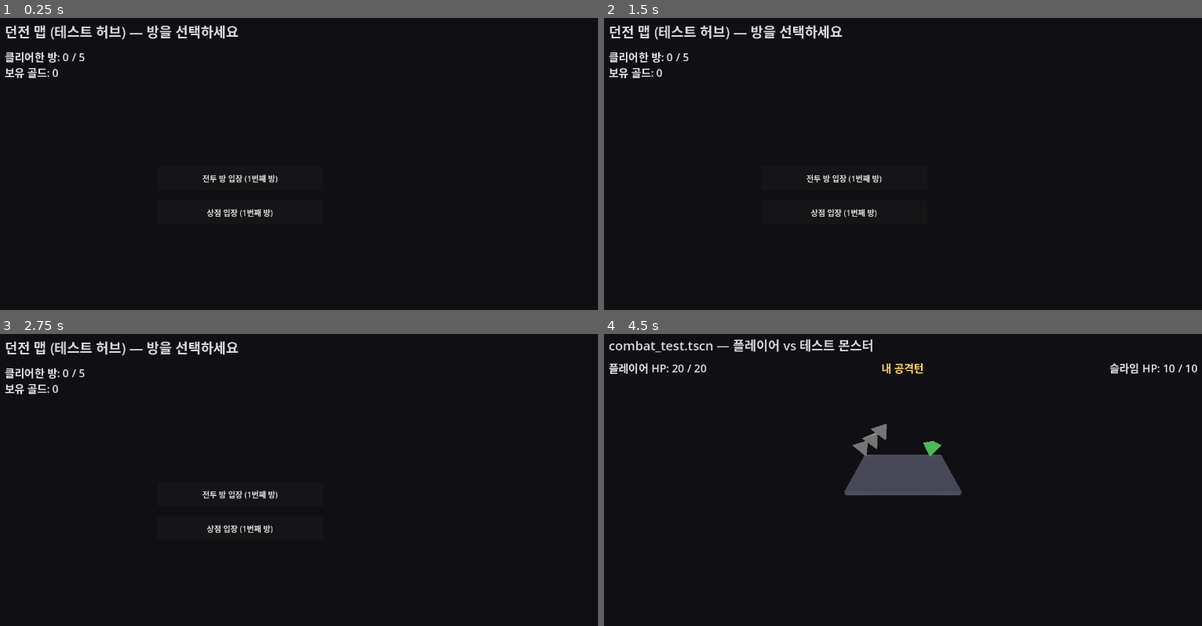
Above: before the commit, frames 1-4 (two rows, left to right).
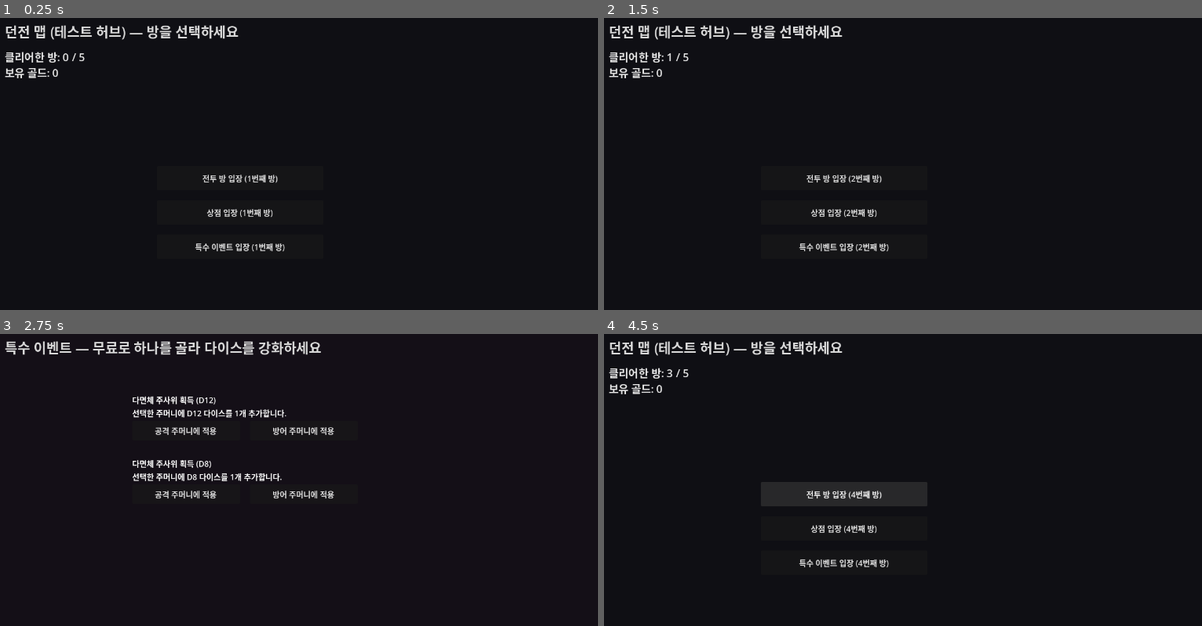
Above: after the commit, the same moments.

Repository: YGseok/ProjectD
Game: Godot game, scene res://scenes/dungeon_map.tscn
Same seed, same stepped clock (60 frames per second), same inputs: the game is played once before the commit and once after it.
Inputs (mouse positions are in pixels of both pictures, inside the frame that each line leads up to):
- Up to frame 1 (0.25 s): no input
- Up to frame 2 (1.5 s): click (843, 245) at 0.5 s, where only the run after the commit has a clickable "특수 이벤트 입장 (1번째 방)"; click (789, 114) at 1.25 s, where only the run after the commit has a clickable "공격 주머니에 적용"
- Up to frame 3 (2.75 s): click (239, 561) at 2 s, where only the run after the commit has a clickable "특수 이벤트 입장 (2번째 방)"
- Up to frame 4 (4.5 s): click (908, 430) at 2.75 s, where only the run after the commit has a clickable "방어 주머니에 적용"; click (843, 561) at 3.5 s, where only the run after the commit has a clickable "특수 이벤트 입장 (3번째 방)"; click (789, 494) at 4.25 s, where only the run after the commit has a clickable "공격 주머니에 적용"

The runs differ from the first frame. In frame 1, 0.2% of the frame differs, in the area x 32-48%, y 77-80%; in frame 2, 0.3%; in frame 3, 3.8%; in frame 4, 6.8%, in the area x 0-100%, y 1-80%.

Commit message:
feat: 던전 맵에 "특수 이벤트" 방 추가 (다면체 다이스 무료 획득)
INBOX.md 지시("특수한 이벤트에서는 주사위를 늘리는 이벤트를 제공한다. 다면체
주사위가 나올 수 있다")를 반영. systems/event_item_pool.gd(EventItemPool)에
D8/D10/D12급 아이템 3종을 정의(상점/전투 보상의 D4~D6급 DiceItemPool과는 별도
풀이지만 apply 로직은 재사용)하고, scenes/event.gd(+.tscn)에서 골드 없이
2개 중 1개를 골라 즉시 공격/방어 주머니에 적용하도록 함. 던전 맵에 세 번째
방 버튼(EnterEventButton) 추가.

QA: qa_shot.sh dungeon_map/event/event(_debug_pick_first_for_attack)로 신규
씬 및 방 소비 흐름 검증, combat_test/shop으로 회귀 없음 확인.

Diff:
--- a/scenes/dungeon_map.gd
+++ b/scenes/dungeon_map.gd
@@ -10,19 +10,27 @@
 ## 무한 반복 입장만 가능했던 이전 상태와의 차이).
 ##
 ## 방 선택지: INBOX.md 피드백("레벨 디자인된 여러 스테이지... 스텝 바이 스텝으로
-## 수평적 선택지를 넓힌다")을 반영해 "전투 방" 하나뿐이던 것을 "전투 방" / "상점" 두
-## 선택지로 넓힘. 어느 쪽을 골라도 방 하나를 소비한 것으로 치고(rooms_cleared 증가)
-## 다음 방으로 넘어간다 — 상점도 "방"이라는 슬롯을 쓰는 선택지로 취급.
+## 수평적 선택지를 넓힌다")을 반영해 "전투 방" 하나뿐이던 것을 "전투 방" / "상점" /
+## "특수 이벤트" 세 선택지로 넓힘. 어느 쪽을 골라도 방 하나를 소비한 것으로 치고
+## (rooms_cleared 증가) 다음 방으로 넘어간다 — 상점/이벤트도 "방"이라는 슬롯을 쓰는
+## 선택지로 취급.
+##
+## "특수 이벤트"는 INBOX.md 피드백("특수한 이벤트에서는 주사위를 늘리는 이벤트를
+## 제공한다. 다면체 주사위가 나올 수 있다")을 반영한 무료 방으로, scenes/event.tscn에서
+## systems/event_item_pool.gd(EventItemPool)의 D8/D10/D12급 아이템 중 하나를 골라
+## 즉시 적용한다 (골드 불필요 — 상점과의 차별점).
 
 @onready var rooms_cleared_label: Label = $RoomsClearedLabel
 @onready var gold_label: Label = $GoldLabel
 @onready var enter_combat_button: Button = $EnterCombatButton
 @onready var enter_shop_button: Button = $EnterShopButton
+@onready var enter_event_button: Button = $EnterEventButton
 
 
 func _ready() -> void:
 	enter_combat_button.pressed.connect(_on_combat_button_pressed)
 	enter_shop_button.pressed.connect(_on_shop_button_pressed)
+	enter_event_button.pressed.connect(_on_event_button_pressed)
 	_update_labels()
 
 
@@ -32,11 +40,14 @@
 		rooms_cleared_label.text = "던전 클리어! (%d / %d 방 격파)" % [RunState.rooms_cleared, RunState.TOTAL_ROOMS]
 		enter_combat_button.text = "새 런 시작"
 		enter_shop_button.hide()
+		enter_event_button.hide()
 	else:
 		rooms_cleared_label.text = "클리어한 방: %d / %d" % [RunState.rooms_cleared, RunState.TOTAL_ROOMS]
 		enter_combat_button.text = "전투 방 입장 (%d번째 방)" % (RunState.rooms_cleared + 1)
 		enter_shop_button.text = "상점 입장 (%d번째 방)" % (RunState.rooms_cleared + 1)
+		enter_event_button.text = "특수 이벤트 입장 (%d번째 방)" % (RunState.rooms_cleared + 1)
 		enter_shop_button.show()
+		enter_event_button.show()
 
 
 func _on_combat_button_pressed() -> void:
@@ -49,3 +60,7 @@
 
 func _on_shop_button_pressed() -> void:
 	get_tree().change_scene_to_file("res://scenes/shop.tscn")
+
+
+func _on_event_button_pressed() -> void:
+	get_tree().change_scene_to_file("res://scenes/event.tscn")
--- a/scenes/dungeon_map.tscn
+++ b/scenes/dungeon_map.tscn
@@ -55,3 +55,10 @@
 offset_right = 690.0
 offset_bottom = 440.0
 text = "상점 입장"
+
+[node name="EnterEventButton" type="Button" parent="."]
+offset_left = 350.0
+offset_top = 460.0
+offset_right = 690.0
+offset_bottom = 510.0
+text = "특수 이벤트 입장"
--- /dev/null
+++ b/scenes/event.gd
@@ -0,0 +1,66 @@
+extends Node2D
+## 특수 이벤트 방 (INBOX.md: "특수한 이벤트에서는 주사위를 늘리는 이벤트를 제공한다.
+## 다면체 주사위가 나올 수 있다").
+##
+## 상점(shop.gd)과 달리 골드를 쓰지 않는다 — 무작위로 제시된 2개 중 하나를 무료로 골라
+## 공격/방어 주머니 중 원하는 쪽에 적용하면 그 자리에서 방을 소비하고 던전 맵으로
+## 돌아간다 (전투 승리 보상 화면과 비슷한 "2개 중 1개 선택" 형식을 재사용).
+##
+## systems/event_item_pool.gd(EventItemPool)의 아이템을 사용하며, apply()는
+## DiceItemPool.apply()를 그대로 재사용한다 (item dict 형식이 같음).
+
+@onready var items_root: Node2D = $ItemsRoot
+
+var _offered: Array[Dictionary] = []
+var _row_ui: Array[Node] = []
+
+
+func _ready() -> void:
+	_offered = EventItemPool.random_choices(2)
+	_rebuild_items()
+
+
+func _rebuild_items() -> void:
+	for node in _row_ui:
+		node.queue_free()
+	_row_ui.clear()
+
+	var y := 0.0
+	for item in _offered:
+		var name_label := Label.new()
+		name_label.text = "%s\n%s" % [item["name"], item["description"]]
+		name_label.position = Vector2(0, y)
+		name_label.size = Vector2(680, 50)
+		name_label.autowrap_mode = TextServer.AUTOWRAP_WORD
+		items_root.add_child(name_label)
+		_row_ui.append(name_label)
+
+		var atk_btn := Button.new()
+		atk_btn.text = "공격 주머니에 적용"
+		atk_btn.position = Vector2(0, y + 55)
+		atk_btn.size = Vector2(220, 40)
+		atk_btn.pressed.connect(_on_pick_pressed.bind(item, "attack"))
+		items_root.add_child(atk_btn)
+		_row_ui.append(atk_btn)
+
+		var def_btn := Button.new()
+		def_btn.text = "방어 주머니에 적용"
+		def_btn.position = Vector2(240, y + 55)
+		def_btn.size = Vector2(220, 40)
+		def_btn.pressed.connect(_on_pick_pressed.bind(item, "defense"))
+		items_root.add_child(def_btn)
+		_row_ui.append(def_btn)
+
+		y += 130.0
+
+
+func _on_pick_pressed(item: Dictionary, target: String) -> void:
+	var bag: DiceBag = RunState.player_attack_bag if target == "attack" else RunState.player_defense_bag
+	DiceItemPool.apply(item, bag)
+	RunState.rooms_cleared += 1
+	get_tree().change_scene_to_file("res://scenes/dungeon_map.tscn")
+
+
+## qa/visual_qa.gd의 GAME_QA_CALL로 호출하기 위한 인자 없는 래퍼 (QA 전용).
+func _debug_pick_first_for_attack() -> void:
+	_on_pick_pressed(_offered[0], "attack")
--- /dev/null
+++ b/scenes/event.tscn
@@ -0,0 +1,26 @@
+[gd_scene load_steps=3 format=3 uid="uid://qa_event"]
+
+[ext_resource type="Script" path="res://scenes/event.gd" id="1_script"]
+
+[sub_resource type="LabelSettings" id="LabelSettings_title"]
+font_size = 28
+font_color = Color(0.85, 0.85, 0.85, 1)
+
+[node name="Event" type="Node2D"]
+script = ExtResource("1_script")
+
+[node name="Background" type="ColorRect" parent="."]
+offset_right = 1280.0
+offset_bottom = 720.0
+color = Color(0.08, 0.06, 0.09, 1)
+
+[node name="Title" type="Label" parent="."]
+offset_left = 40.0
+offset_top = 24.0
+offset_right = 1240.0
+offset_bottom = 60.0
+text = "특수 이벤트 — 무료로 하나를 골라 다이스를 강화하세요"
+label_settings = SubResource("LabelSettings_title")
+
+[node name="ItemsRoot" type="Node2D" parent="."]
+position = Vector2(300, 140)
--- /dev/null
+++ b/systems/event_item_pool.gd
@@ -0,0 +1,37 @@
+class_name EventItemPool
+extends RefCounted
+## "특수 이벤트" 방 전용 아이템 후보 목록.
+##
+## INBOX.md 피드백("특수한 이벤트에서는 주사위를 늘리는 이벤트를 제공한다. 다면체
+## 주사위가 나올 수 있다")을 반영. 상점/전투 보상(DiceItemPool)이 D4->D6 수준의
+## 잠정 아이템만 다루던 것과 달리, 여기는 D8/D10/D12처럼 더 큰 다면체를 다룬다.
+## apply()는 DiceItemPool.apply()와 동일한 item dict 형식(kind/sides/new_sides)을
+## 그대로 쓰므로 로직을 새로 만들지 않고 재사용한다.
+
+const ITEMS: Array[Dictionary] = [
+	{
+		"name": "다면체 주사위 획득 (D8)",
+		"description": "선택한 주머니에 D8 다이스를 1개 추가합니다.",
+		"kind": "add_die",
+		"sides": 8,
+	},
+	{
+		"name": "다면체 주사위 획득 (D12)",
+		"description": "선택한 주머니에 D12 다이스를 1개 추가합니다.",
+		"kind": "add_die",
+		"sides": 12,
+	},
+	{
+		"name": "다이스 대승급 (가장 작은 다이스 -> D10)",
+		"description": "선택한 주머니에서 면 개수가 가장 작은 다이스 1개를 D10으로 교체합니다.",
+		"kind": "upgrade_die",
+		"new_sides": 10,
+	},
+]
+
+
+## n개의 서로 다른 아이템을 무작위로 뽑아 반환한다 (목록보다 많이 요청하면 있는 만큼만).
+static func random_choices(n: int) -> Array[Dictionary]:
+	var items := ITEMS.duplicate(true)
+	items.shuffle()
+	return items.slice(0, min(n, items.size()))
Not shown, added: scenes/event.gd.uid
Not shown, added: systems/event_item_pool.gd.uid
Not shown, changed: docs/STATUS.md
Not shown, changed: docs/feedback/INBOX.md
